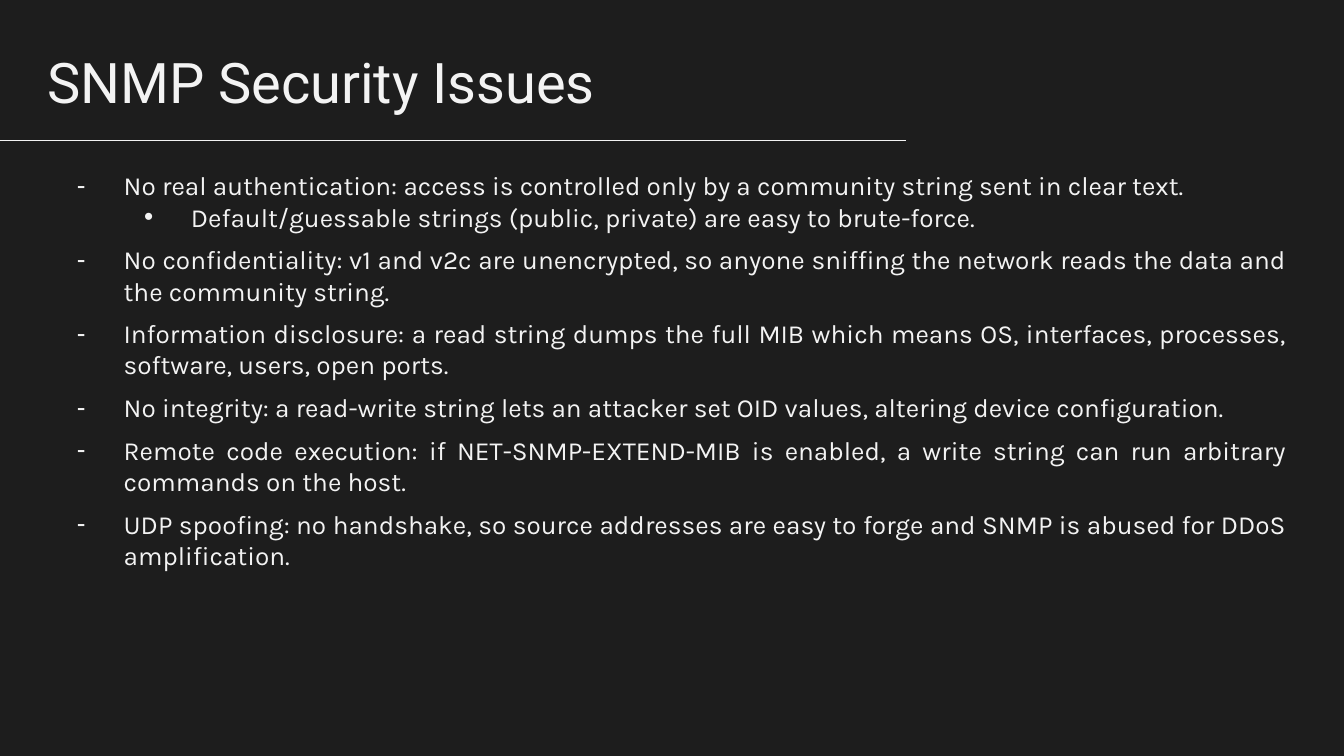
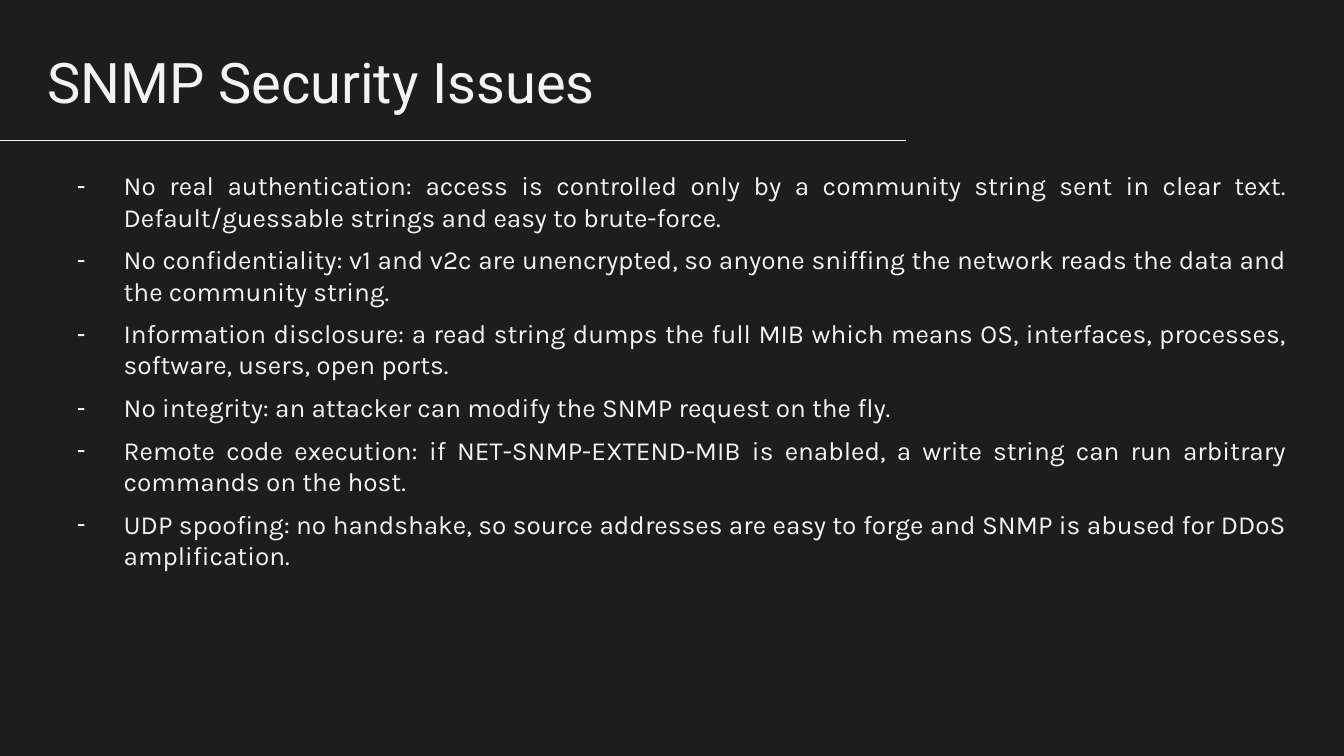
Before and after one commit to nico989/ProtocolsSecurityAssessmentUnitn, a slide deck: slide 28 of ProtocolsSecurityAssessmentUnitn.pptx. Drawn at 1344x756 pixels with LibreOffice and Linux fonts; fonts in the diff are those of the drawing. Boxes give left, top, right and bottom in pixels: in the first picture for what was removed or moved away, otherwise in the second. Text is boxed around its words. In the diff, an @@ line names an element or a change of style, - is before the commit and + after.

```diff
--- a/ProtocolsSecurityAssessmentUnitn.pptx
+++ b/ProtocolsSecurityAssessmentUnitn.pptx
@@ text at (124,177,1285,233): text changed @@
-– No real authentication: access is controlled only by a community string sent in clear text.
-• Default/guessable strings (public, private) are easy to brute-force.
+– No real authentication: access is controlled only by a community string sent in clear text. Default/guessable strings and easy to brute-force.
@@ text at (124,399,890,424): text changed @@
-– No integrity: a read-write string lets an attacker set OID values, altering device configuration.
+– No integrity: an attacker can modify the SNMP request on the fly.
```
Also in this commit, not shown: 1 other slide changed.
